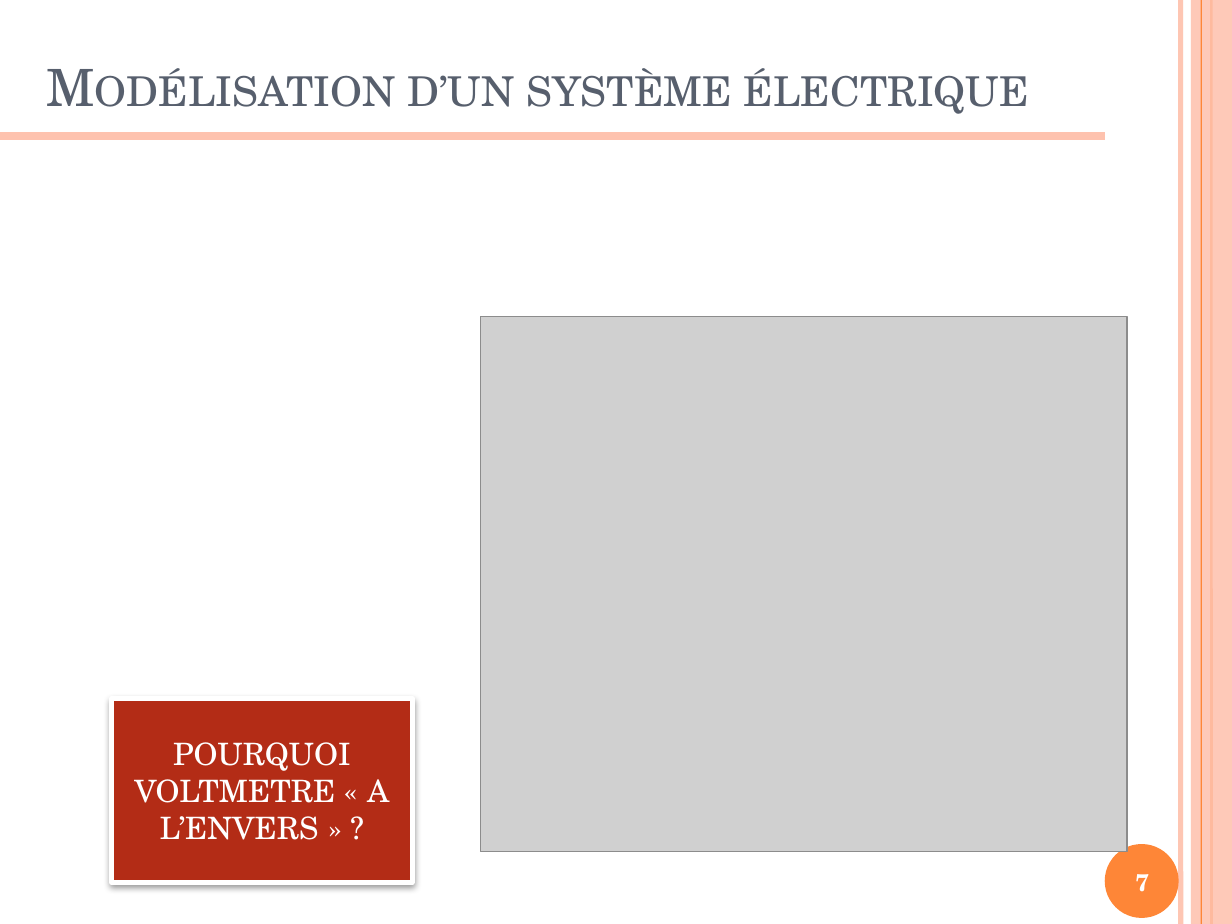
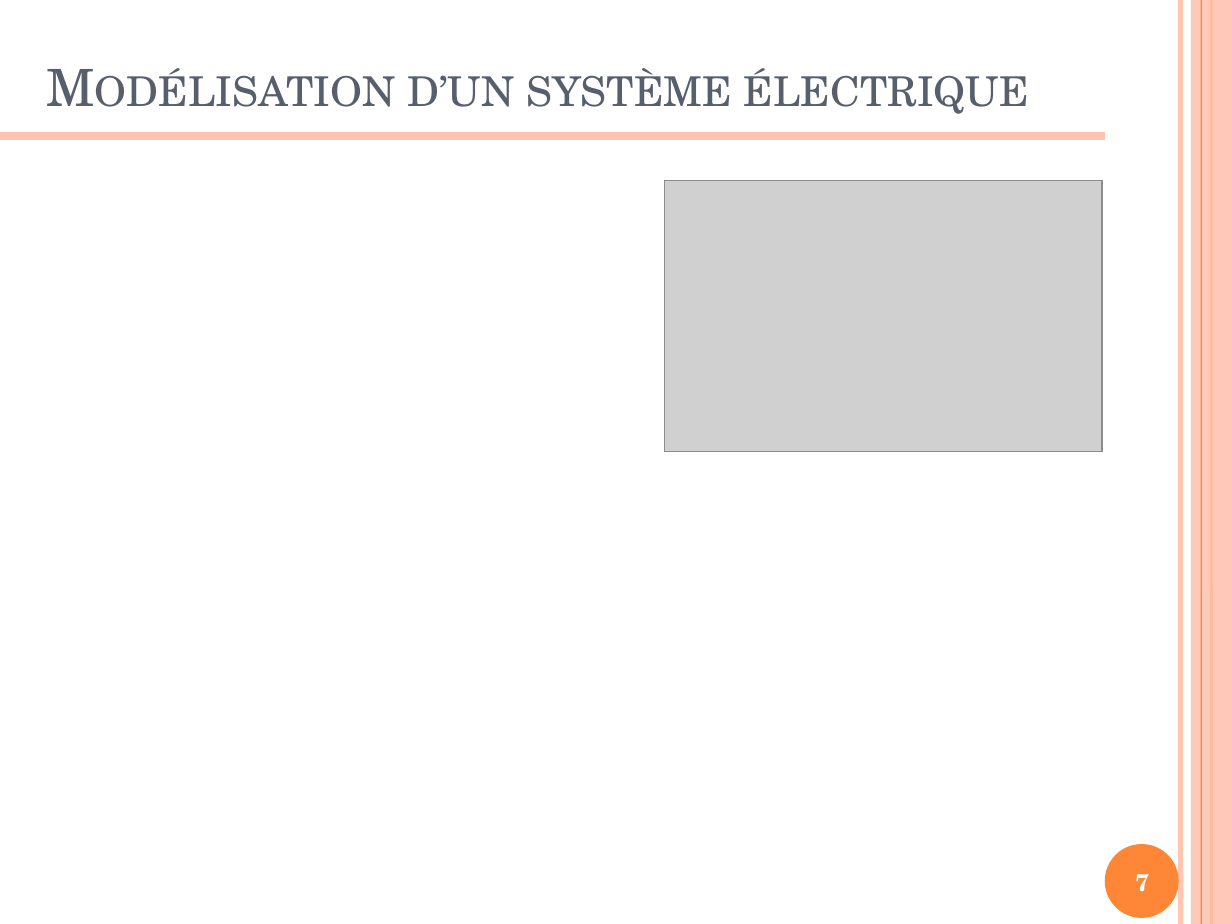
Before and after one commit to xpessoles/Formations, a slide deck: slide 7 of ModelisationMultiphysique/ModelisationMultiphysique.pptx. Drawn at 1232x924 pixels with LibreOffice and Linux fonts; fonts in the diff are those of the drawing; grey boxes stand for pictures. Boxes give left, top, right and bottom in pixels: in the first picture for what was removed or moved away, otherwise in the second. Text is boxed around its words. In the diff, an @@ line names an element or a change of style, - is before the commit and + after.

```diff
--- a/ModelisationMultiphysique/ModelisationMultiphysique.pptx
+++ b/ModelisationMultiphysique/ModelisationMultiphysique.pptx
@@ picture added at (x1=664, y1=181, x2=1101, y2=452) @@
@@ picture removed at (x1=480, y1=317, x2=1127, y2=851) @@
@@ rectangle removed at (x1=112, y1=699, x2=413, y2=883) @@
-POURQUOI VOLTMETRE « A L’ENVERS » ?
```
Also in this commit, not shown: 2 other files.
